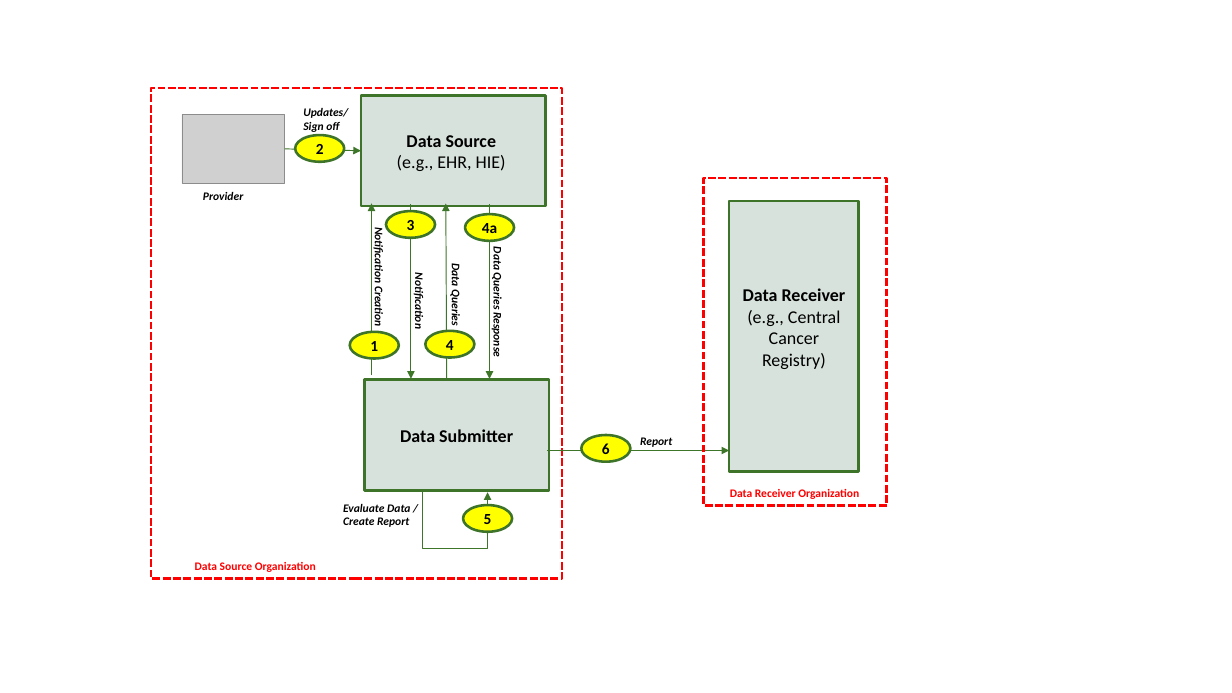
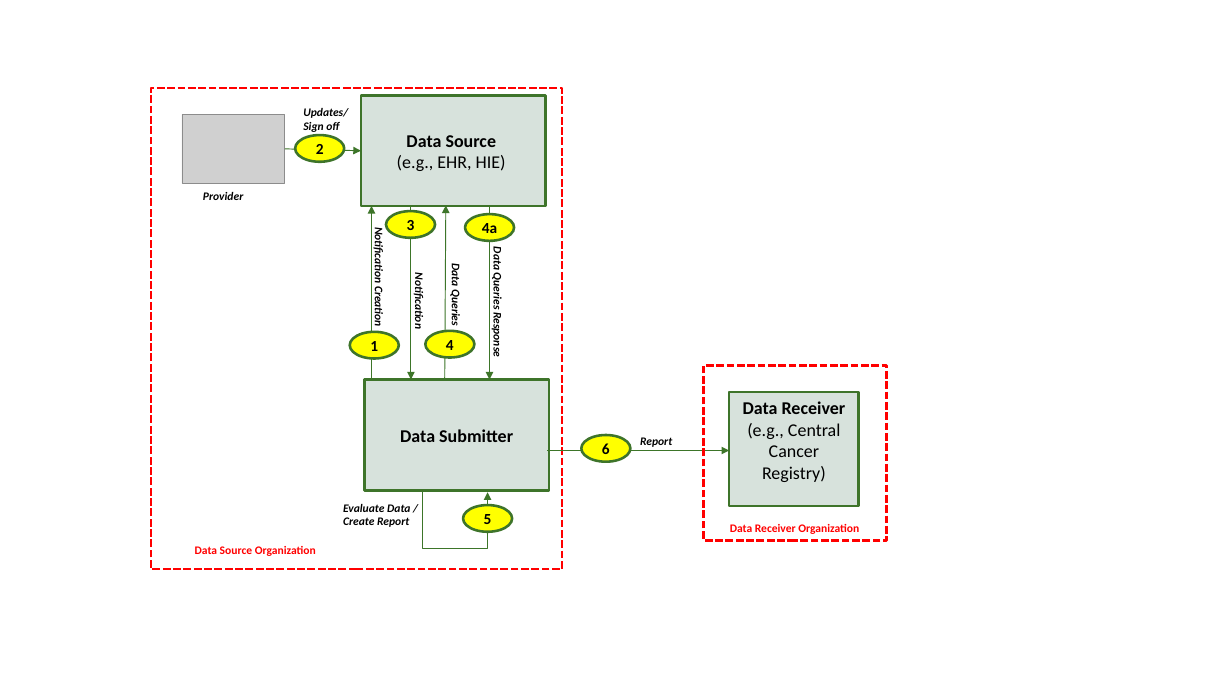
Before and after one commit to HL7/fhir-central-cancer-registry-reporting-ig, a slide deck: slide 1 of input/images-source/ccrr-ig-diagrams.pptx (slide 2 before the commit). Drawn at 1232x693 pixels with LibreOffice and Linux fonts; fonts in the diff are those of the drawing; grey boxes stand for pictures. Boxes give left, top, right and bottom in pixels: in the first picture for what was removed or moved away, otherwise in the second. Text is boxed around its words. In the diff, an @@ line names an element or a change of style, - is before the commit and + after.

```diff
--- a/input/images-source/ccrr-ig-diagrams.pptx
+++ b/input/images-source/ccrr-ig-diagrams.pptx
@@ rectangle resized from (x1=151, y1=88, x2=562, y2=579) to (x1=151, y1=88, x2=562, y2=568) @@
@@ arrow moved from (372, 375) - (372, 203) to (372, 380) - (372, 206) @@
@@ rectangle resized from (x1=704, y1=178, x2=887, y2=506) to (x1=704, y1=366, x2=887, y2=541) @@
@@ rectangle "Data Receiver (e.g., Central Cancer ..." resized from (x1=729, y1=201, x2=859, y2=471) to (x1=729, y1=392, x2=859, y2=506) @@
@@ text "Data Source Organization" moved from (x1=195, y1=562, x2=316, y2=572) to (x1=195, y1=546, x2=316, y2=556) @@
@@ text "Data Receiver Organization" moved from (x1=730, y1=489, x2=859, y2=499) to (x1=730, y1=524, x2=859, y2=534) @@
```
Also in this commit, not shown: 3 other slides changed, 2 slides added, 27 other files.
